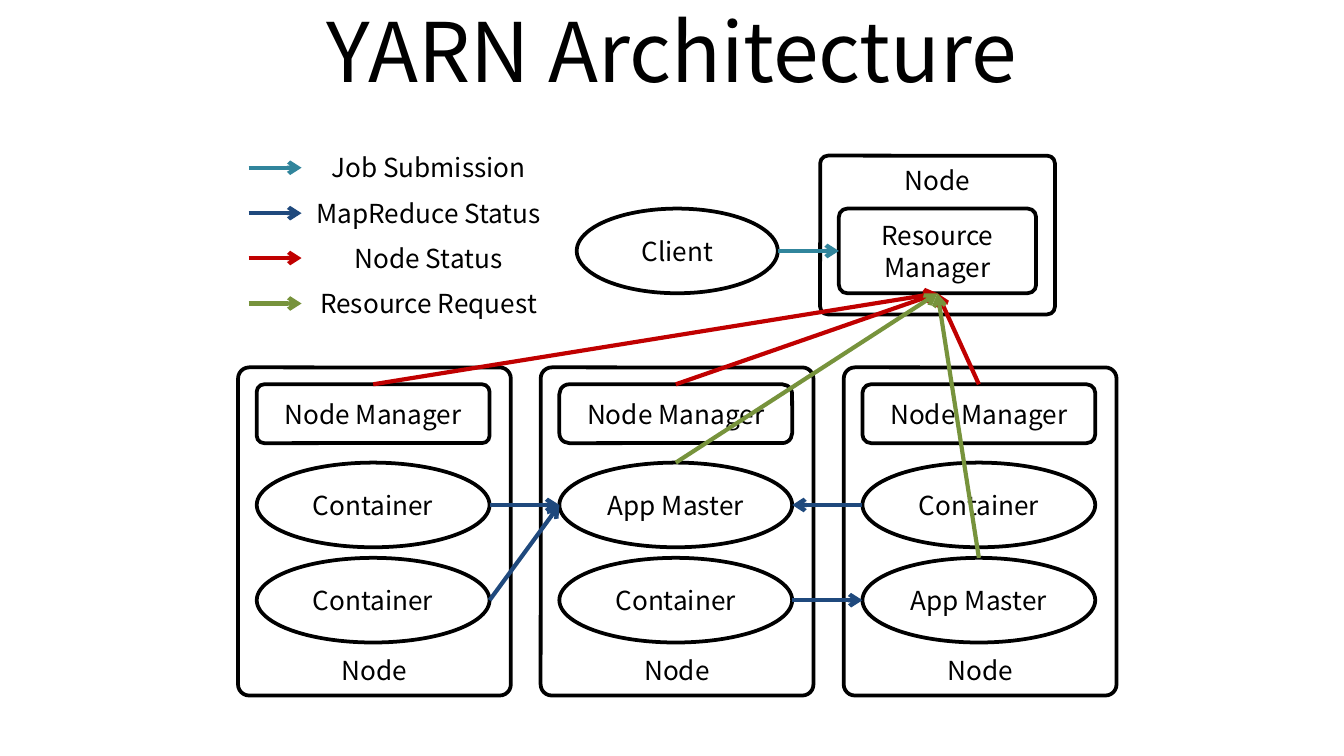
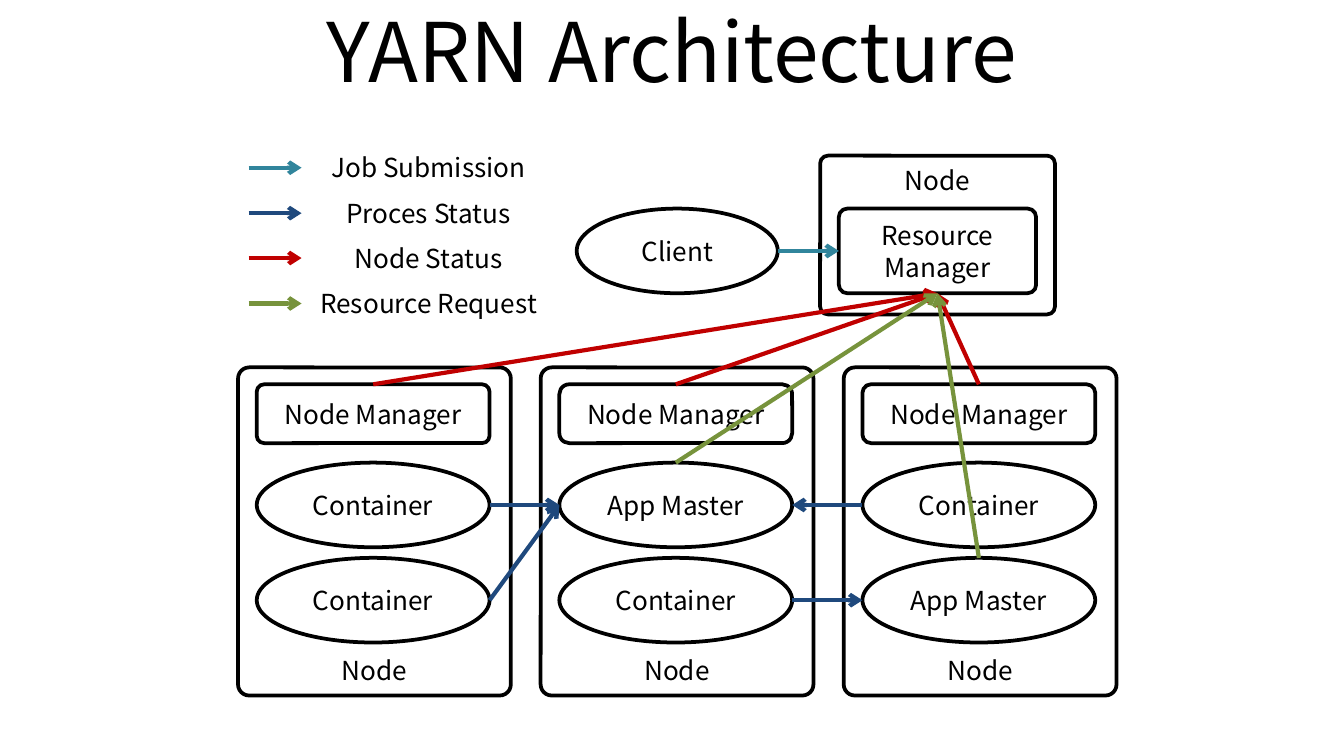
Before and after one commit to ssup2/blog-old, a slide deck: slide 6 of images/theory_analysis/Hadoop/Hadoop.pptx (slide 3 before the commit). Drawn at 1344x756 pixels with LibreOffice and Linux fonts; fonts in the diff are those of the drawing. Boxes give left, top, right and bottom in pixels: in the first picture for what was removed or moved away, otherwise in the second. Text is boxed around its words. In the diff, an @@ line names an element or a change of style, - is before the commit and + after.

```diff
--- a/images/theory_analysis/Hadoop/Hadoop.pptx
+++ b/images/theory_analysis/Hadoop/Hadoop.pptx
@@ text at <box>346,203,511,224</box>: text changed @@
-MapReduce Status
+Proces Status
```
Also in this commit, not shown: 4 slides added, 3 other files.
